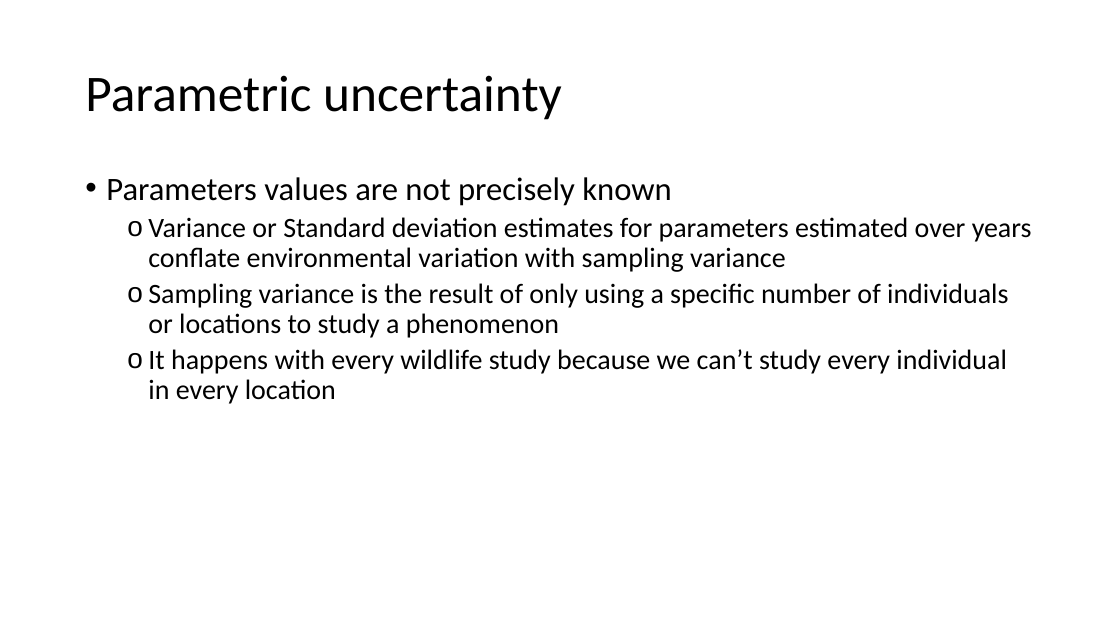
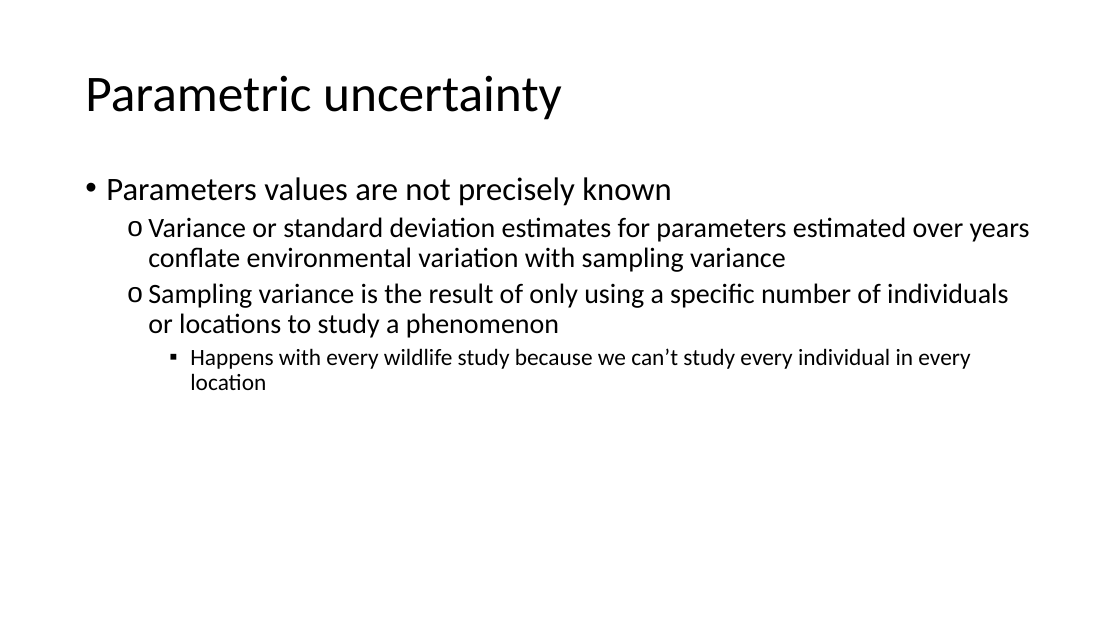
Before and after one commit to ssa200/ssa200.github.io, a slide deck: slide 29 of static/lectures/SSA_Lecture9_MatrixDemPVA.pptx (slide 27 before the commit). Drawn at 1120x630 pixels with LibreOffice and Linux fonts; fonts in the diff are those of the drawing; background and template pictures are left out. Boxes give left, top, right and bottom in pixels: in the first picture for what was removed or moved away, otherwise in the second. Text is boxed around its words. In the diff, an @@ line names an element or a change of style, - is before the commit and + after.

```diff
--- a/static/lectures/SSA_Lecture9_MatrixDemPVA.pptx
+++ b/static/lectures/SSA_Lecture9_MatrixDemPVA.pptx
@@ text at (148, 217, 1030, 272): text changed @@
-  o Variance or Standard deviation estimates for parameters estimated over years conflate environmental variation with sampling variance
+  o Variance or standard deviation estimates for parameters estimated over years conflate environmental variation with sampling variance
@@ text at (190, 348, 970, 390): text changed; size 24 to 20 pt @@
-  o It happens with every wildlife study because we can’t study every individual in every location
+    ▪ Happens with every wildlife study because we can’t study every individual in every location
```
Also in this commit, not shown: 22 other slides changed, 3 slides added, 1 slide removed, 14 other files.
